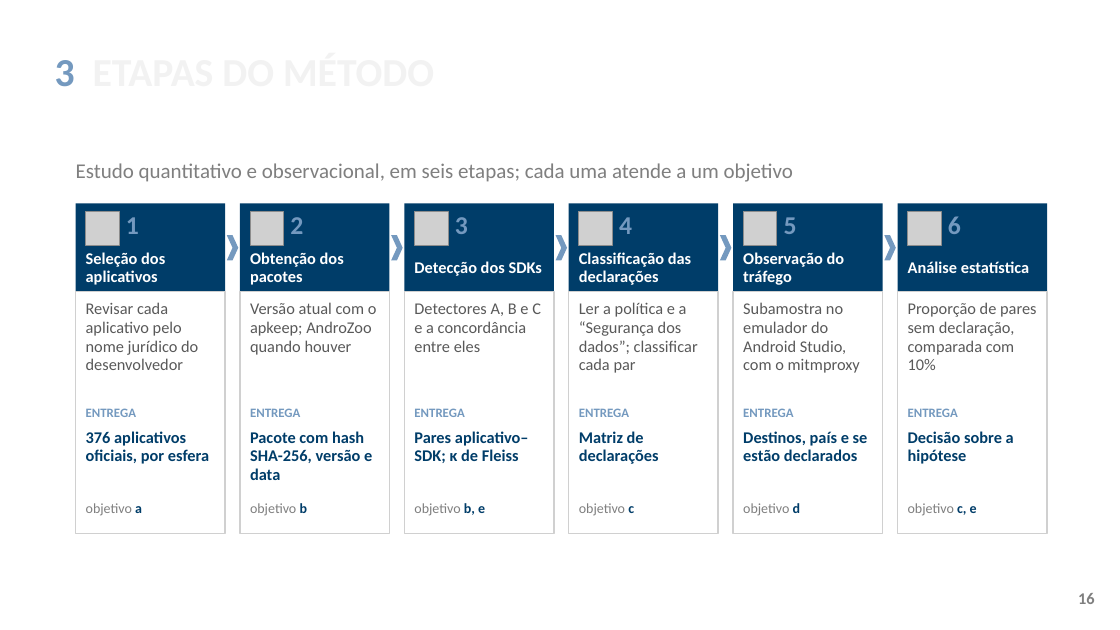
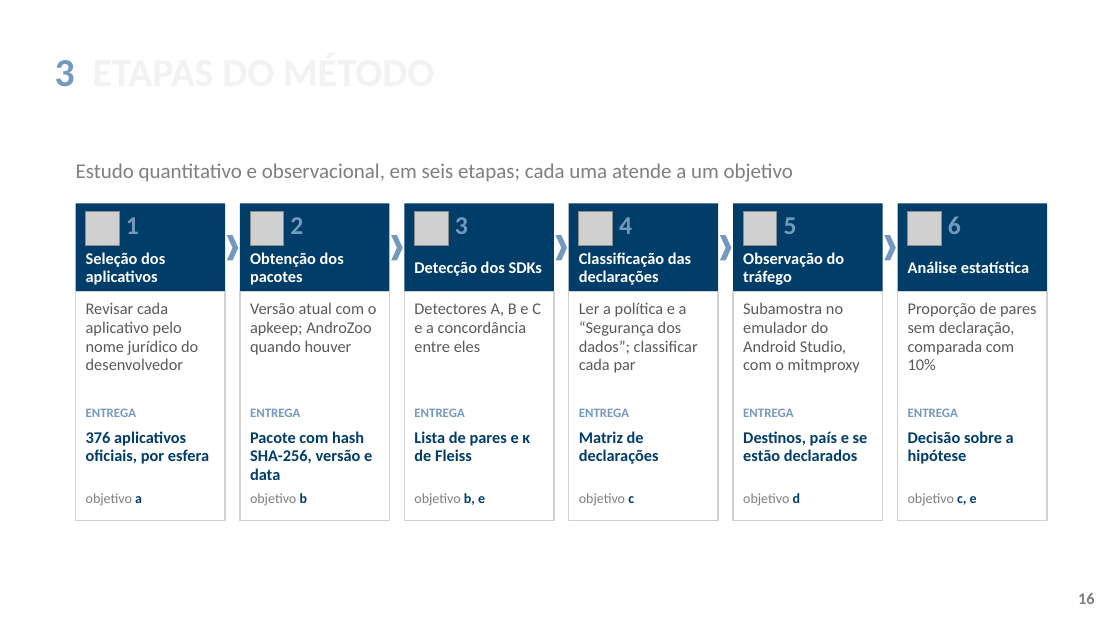
Before and after one commit to ClaudioAMF1/TCC, a slide deck: slide 16 of tcc/apresentacao/apresentacao-defesa-final.pptx. Drawn at 1120x630 pixels with LibreOffice and Linux fonts; fonts in the diff are those of the drawing; grey boxes stand for pictures; background and template pictures are left out. Boxes give left, top, right and bottom in pixels: in the first picture for what was removed or moved away, otherwise in the second. Text is boxed around its words. In the diff, an @@ line names an element or a change of style, - is before the commit and + after.

```diff
--- a/tcc/apresentacao/apresentacao-defesa-final.pptx
+++ b/tcc/apresentacao/apresentacao-defesa-final.pptx
@@ rectangle: place and size @@
-rectangle at [76, 292, 225, 534]
+rectangle at [76, 292, 225, 521]
@@ rectangle: place and size @@
-rectangle at [240, 292, 390, 534]
+rectangle at [240, 292, 390, 521]
@@ rectangle: place and size @@
-rectangle at [404, 292, 554, 534]
+rectangle at [404, 292, 554, 521]
@@ rectangle: place and size @@
-rectangle at [569, 292, 718, 534]
+rectangle at [569, 292, 718, 521]
@@ rectangle: place and size @@
-rectangle at [734, 292, 883, 534]
+rectangle at [734, 292, 883, 521]
@@ rectangle: place and size @@
-rectangle at [898, 292, 1048, 534]
+rectangle at [898, 292, 1048, 521]
@@ text at [414, 431, 530, 461]: text changed @@
-Pares aplicativo–SDK; κ de Fleiss
+Lista de pares e κ de Fleiss
@@ 6 texts: place and size @@
-6 texts at [86, 503, 977, 516]
+6 texts at [86, 493, 977, 506]
```
Also in this commit, not shown: 18 other slides changed, 2 other files.
